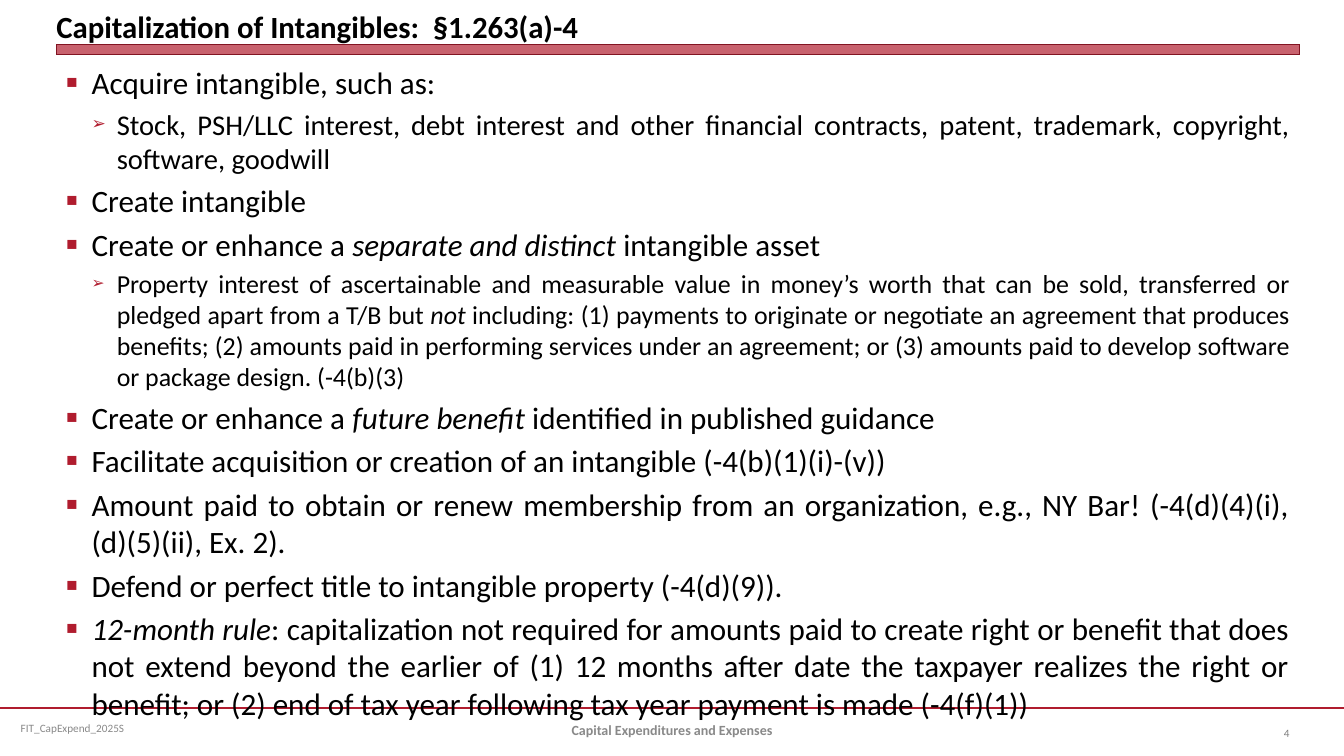
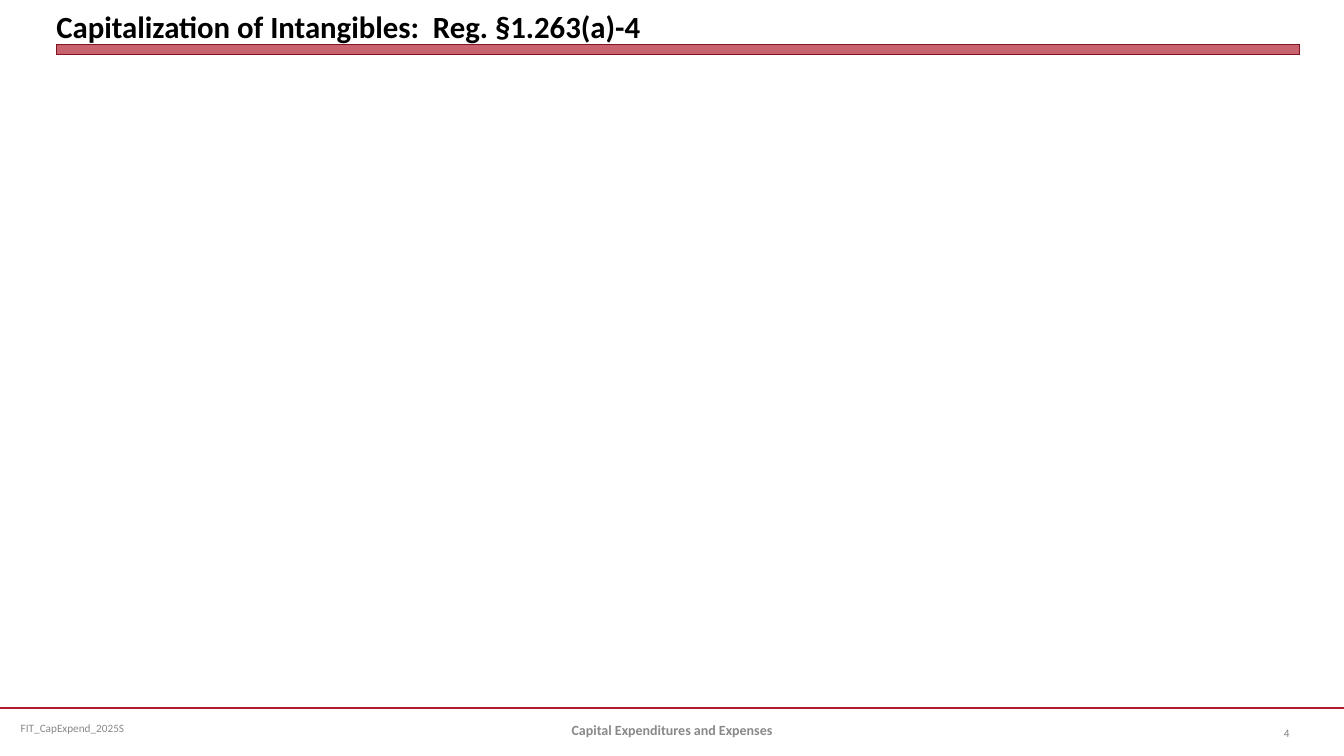
Before and after one commit to jmc877/Fed-Income-Tax, a slide deck: slide 4 of slides/FIT_CapExpend_2025S.pptx. Drawn at 1344x756 pixels with LibreOffice and Linux fonts; fonts in the diff are those of the drawing; grey boxes stand for pictures. Boxes give left, top, right and bottom in pixels: in the first picture for what was removed or moved away, otherwise in the second. Text is boxed around its words. In the diff, an @@ line names an element or a change of style, - is before the commit and + after.

```diff
--- a/slides/FIT_CapExpend_2025S.pptx
+++ b/slides/FIT_CapExpend_2025S.pptx
@@ title at <box>56,15,640,46</box>: text changed @@
-Capitalization of Intangibles: §1.263(a)-4
+Capitalization of Intangibles: Reg. §1.263(a)-4
@@ text removed at <box>92,72,1290,719</box> @@
-■ Acquire intangible, such as:
-  ➢ Stock, PSH/LLC interest, debt interest and other financial contracts, patent, trademark, copyright, software, goodwill
-■ Create intangible
-■ Create or enhance a separate and distinct intangible asset
-  ➢ Property interest of ascertainable and measurable value in money’s worth that can be sold, transferred or pledged apart from a T/B but not including: (1) payments to originate or negotiate an agreement that produces benefits; (2) amounts paid in performing services under an agreement; or (3) amounts paid to develop software or package design. (-4(b)(3)
-■ Create or enhance a future benefit identified in published guidance
-■ Facilitate acquisition or creation of an intangible (-4(b)(1)(i)-(v))
-■ Amount paid to obtain or renew membership from an organization, e.g., NY Bar! (-4(d)(4)(i), (d)(5)(ii), Ex. 2).
-■ Defend or perfect title to intangible property (-4(d)(9)).
-■ 12-month rule: capitalization not required for amounts paid to create right or benefit that does not extend beyond the earlier of (1) 12 months after date the taxpayer realizes the right or benefit; or (2) end of tax year following tax year payment is made (-4(f)(1))
```
Also in this commit, not shown: 8 other slides changed, 1 slide added, 3 other files.
